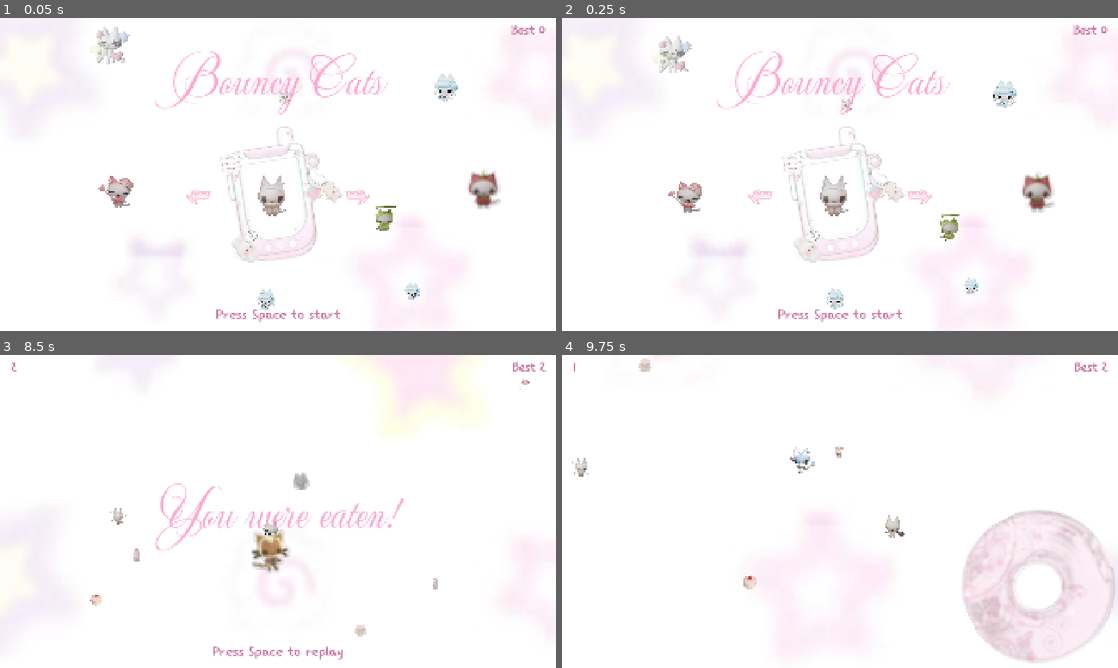
Above: before the commit, frames 1-4 (two rows, left to right).
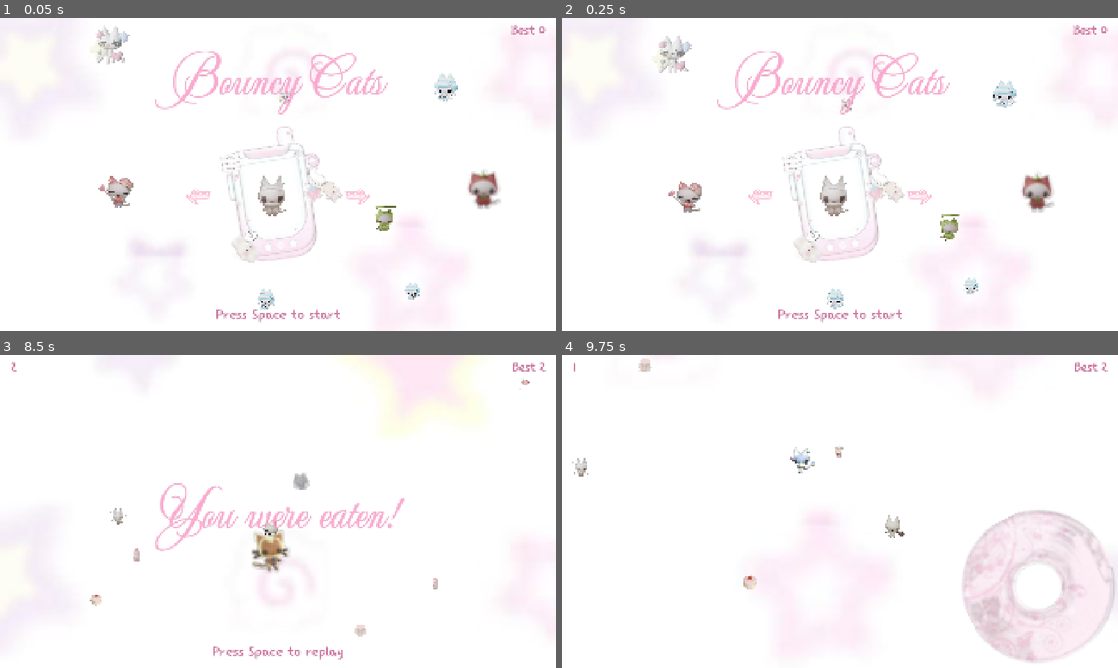
Above: after the commit, the same moments.

Repository: kyoiii/BouncyCats
Game: Godot game, scene res://game.tscn
Same seed, same stepped clock (60 frames per second), same inputs: the game is played once before the commit and once after it.
Inputs (mouse positions are in pixels of both pictures, inside the frame that each line leads up to):
- Up to frame 1 (0.05 s): no input
- Up to frame 2 (0.25 s): no input
- Up to frame 3 (8.5 s): click (355, 533) at 0.5 s; click (355, 533) at 1.25 s; tap Space (start_game) at 2, 2.85, 4.35, 5.85, 7.35 s; move the mouse to (250, 574) at 2.02 s; hold Space (start_game) 2.03-2.78 s; hold Right (ui_right) 2.03-3.53 s; move the mouse to (444, 558) at 2.77 s; move the mouse to (111, 464) at 3.52 s; hold Space (start_game) 3.53-4.28 s; hold Left (ui_left) 3.53-5.78 s; move the mouse to (305, 511) at 4.27 s; move the mouse to (194, 433) at 5.02 s; hold Space (start_game) 5.03-5.78 s; move the mouse to (400, 495) at 5.77 s; hold Right (ui_right) from 5.78 s (still down); move the mouse to (166, 527) at 6.52 s; hold Space (start_game) 6.53-7.28 s; move the mouse to (333, 442) at 7.27 s; move the mouse to (250, 574) at 8.02 s; hold Space (start_game) from 8.03 s (still down)
- Up to frame 4 (9.75 s): move the mouse to (1006, 558) at 8.77 s; release Space (start_game) at 8.78 s; tap Space (start_game) at 8.85 s; move the mouse to (673, 464) at 9.52 s; release Right (ui_right) at 9.53 s; hold Left (ui_left) from 9.53 s (still down); hold Space (start_game) from 9.53 s (still down)

The runs differ from the first frame. In frame 1, 0.5% of the frame differs, in the area x 27-70%, y 10-31%; in frame 2, 0.5%; in frame 3, 0.5%, in the area x 28-73%, y 40-63%; in frame 4, nothing differs.

Commit message:
Pink title outline

Diff:
--- a/game.tscn
+++ b/game.tscn
@@ -150,7 +150,8 @@
 horizontal_alignment = 1
 vertical_alignment = 1
 theme_override_colors/font_color = Color(0.98, 0.66, 0.81, 1)
-theme_override_constants/outline_size = 0
+theme_override_colors/font_outline_color = Color(0.85, 0.48, 0.66, 1)
+theme_override_constants/outline_size = 3
 theme_override_fonts/font = ExtResource("TitleFont")
 theme_override_font_sizes/font_size = 177
 text = "Bouncy Cats"
